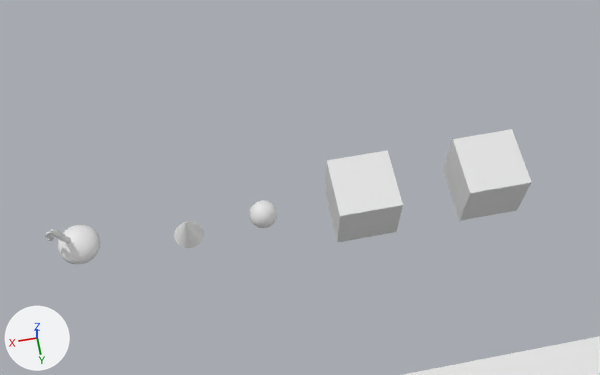
Renders of the Blender file scenes/game3_1.blend from each side of a commit.
Before and after are seen from a camera (50 mm lens) standing at (-0.84, -3.99, 10.27) and looking at (-2.01, -10.03, -1.4). Every picture has the same lights, and +X, +Y and +Z are marked at lower left.

The first picture shows 'Background', 'Bullet', 'Cube', 'Cylinder', 'Floor', 'Floor_Damageable', 'JumpAbility', 'Sphere'.
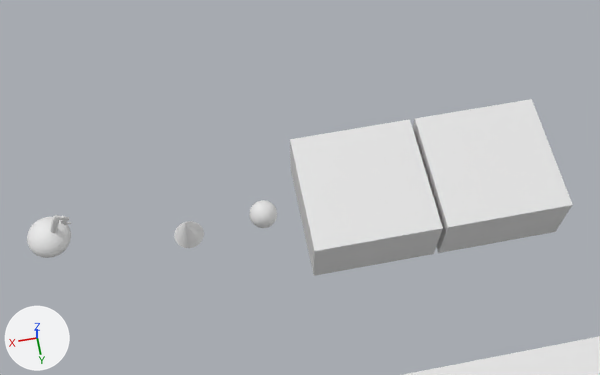
Diff of the bpy script that builds the scene:
```diff
--- a/scenes/game3_1.blend.py
+++ b/scenes/game3_1.blend.py
@@ me_floor @@
 me_floor.from_pydata(...)  # 8 vertices, 6 faces; spans x -0.5..0.5, y -0.5..0.5, z -0.5..0.5
 # used by ob_floor; location = (-5.09, -9.86, -1.78)
+# me_floor part 1: the whole mesh is scaled about its middle by (2, 2, 1)
@@ me_floor_damageable @@
 me_floor_damageable.from_pydata(...)  # 8 vertices, 6 faces; spans x -0.5..0.5, y -0.5..0.5, z -0.5..0.5
 # used by ob_floor_damageable; location = (-3.0, -9.86, -1.78)
+# me_floor_damageable part 2: the whole mesh is scaled about its middle by (2, 2, 1)
@@ me_player @@
+me_player.from_pydata(...)  # 727 vertices, 707 faces; spans x -0.34..0.413, y -0.331..0.33, z -0.377..0.483
@@ ob_sphere @@
-ob_sphere = bpy.data.objects.new('Sphere', me_sphere_001)
-ob_sphere.location = (1.57, -9.89, -1.79)
-ob_sphere.scale = (0.33, 0.33, 0.223)
@@ ob_cylinder @@
-ob_cylinder = bpy.data.objects.new('Cylinder', me_cylinder)
-ob_cylinder.location = (1.76, -9.89, -1.4)
-ob_cylinder.rotation_euler = (0.0, 0.328, 0.0)  # degrees (0, 19, 0)
-ob_cylinder.scale = (0.0502, 0.0502, 0.242)
@@ ob_cube @@
-ob_cube = bpy.data.objects.new('Cube', me_cube)
-ob_cube.location = (1.84, -9.89, -1.2)
-ob_cube.rotation_euler = (0.0, 0.678, 0.0)  # degrees (0, 39, 0)
-ob_cube.scale = (0.0457, 0.0139, 0.0312)
@@ ob_player @@
+ob_player = bpy.data.objects.new('Player', me_player)
+ob_player.location = (1.84, -9.89, -1.2)
```

Where the change shows, as pixel boxes (x1, y1, x2, y2) in the pictures (600 x 375 px):
'Floor_Damageable', mesh rescaled (95% wider, 68% taller)
    before: (325, 150, 403, 243)
    after: (290, 119, 443, 276)
'Floor', mesh rescaled (79% wider, 67% taller)
    before: (443, 129, 532, 221)
    after: (413, 99, 573, 253)
'Player', added
    after: (27, 215, 71, 258)
'Sphere', deleted
    before: (58, 225, 100, 265)
'Cylinder', deleted
    before: (51, 229, 71, 244)
'Cube', deleted
    before: (45, 230, 54, 241)
